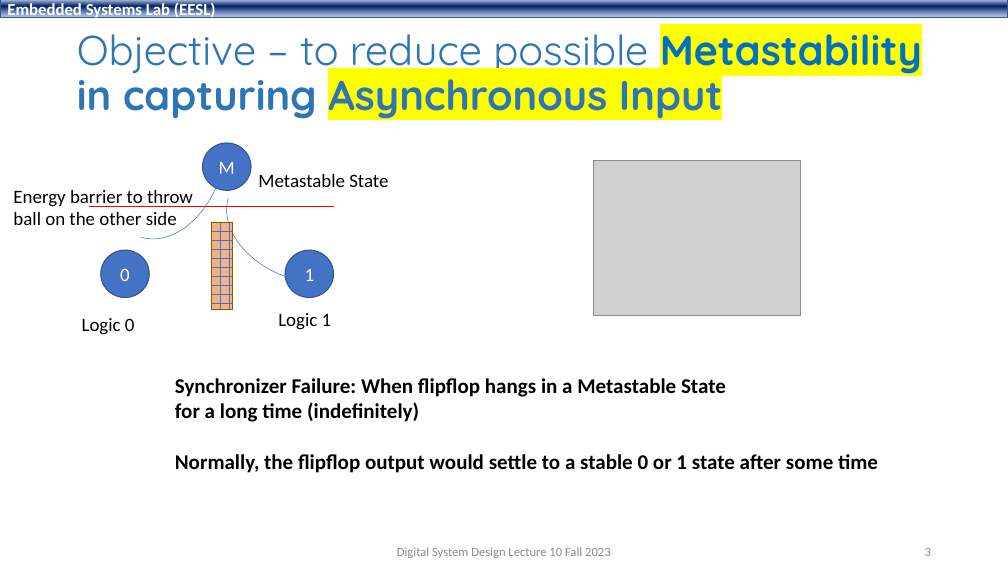
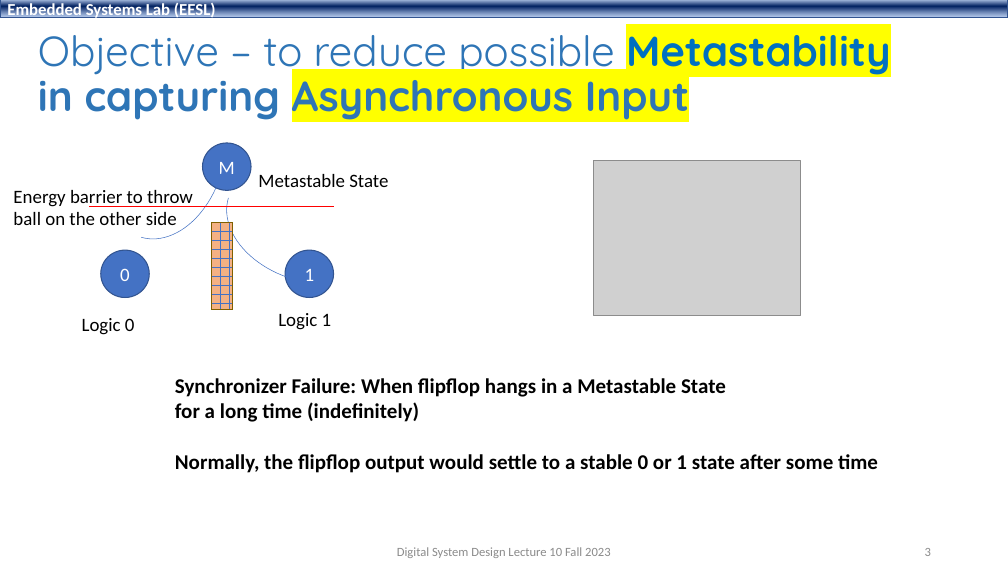
Before and after one commit to shahidmasud/shahidmasud.github.io, a slide deck: slide 3 of DSD_Lec10_Fall2023.ppsx. Drawn at 1008x567 pixels with LibreOffice and Linux fonts; fonts in the diff are those of the drawing; grey boxes stand for pictures; background and template pictures are left out. Boxes give left, top, right and bottom in pixels: in the first picture for what was removed or moved away, otherwise in the second. Text is boxed around its words. In the diff, an @@ line names an element or a change of style, - is before the commit and + after.

```diff
--- a/DSD_Lec10_Fall2023.ppsx
+++ b/DSD_Lec10_Fall2023.ppsx
@@ title "Objective – to reduce possible ...": place and size @@
-title "Objective – to reduce possible ..." at (77,22,922,121)
+title "Objective – to reduce possible ..." at (38,22,891,120)
@@ title "Objective – to reduce possible ..." at (38,22,891,120): size 39.6 to 40 pt @@
```
Also in this commit, not shown: 16 other slides changed, 1 other file.
